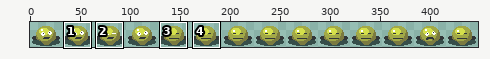
A sprite sheet gets an edit: characters/enemy/eggplant/egg_plant.png. Above: a wide view before the commit, with the close-up outlined.
Close-up. First the earlier version:
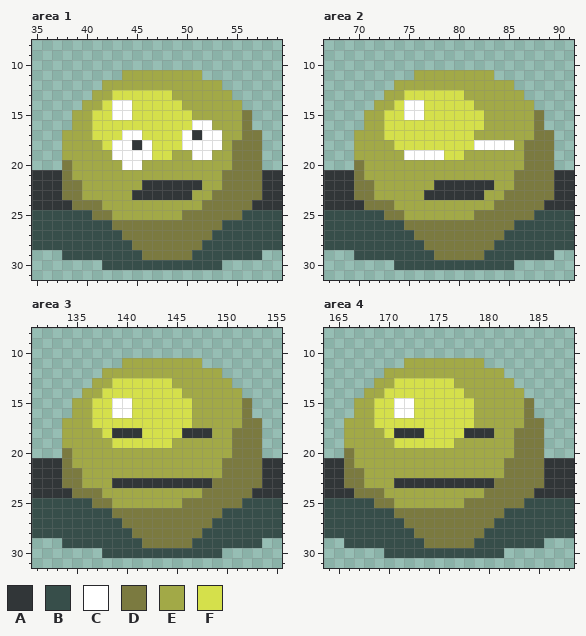
The file is 448x32 pixels. Shown: area 1: x 35..59, y 8..31; area 2: x 67..91, y 8..31; area 3: x 131..155, y 8..31; area 4: x 164..188, y 8..31. The wide view leaves out empty margins. The commit also changed other parts of the picture, which this record leaves out.
Palette (. is transparent): A #313638  B #374e4a  C #ffffff  D #7b7a40  E #a2a947  F #d5e04b
And afterwards:
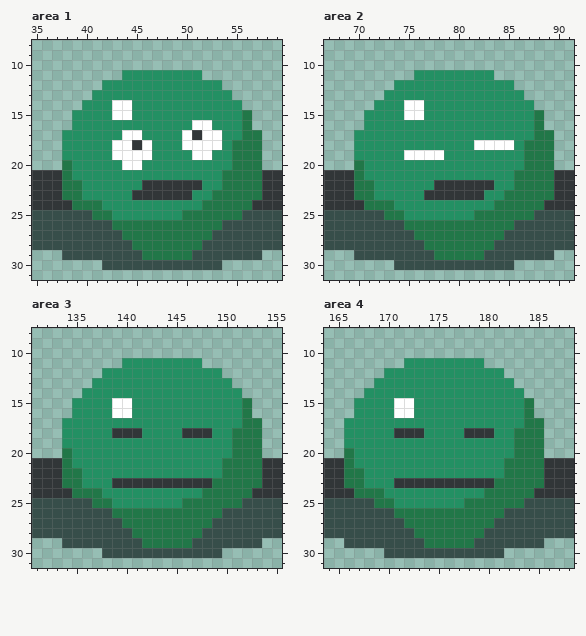
Edits made:
Colour D changes from #7b7a40 to #217748.
Colour E changes from #a2a947 to #239063.
Area 1:
Colour F becomes colour E in row 13 at x 43 to 48; in row 14 at x 42 and 45 to 49; in row 15 at x 41 to 42 and 45 to 50; in row 16 at x 41 to 50; in row 17 at x 41 to 43 and 46 to 49; in row 18 at x 42 and 47 to 49.
Colour F becomes colour E in row 19 at x 47 to 48.
Area 2:
Colour F becomes colour E in row 13 at x 75 to 80; in row 14 at x 74 and 77 to 81; in row 15 at x 73 to 74 and 77 to 82; in row 16 at x 73 to 82; in row 17 at x 73 to 81; in row 18 at x 74 to 81.
Colour F becomes colour E in row 19 at x 79 to 80.
Area 3:
Colour F becomes colour E in row 13 at x 139 to 144; in row 14 at x 138 to 145; in rows 15 to 16 at x 137 to 138 and 141 to 146; in row 17 at x 137 to 146; in row 18 at x 138 and 142 to 145; in row 19 at x 139 to 144.
Area 4:
Colour F becomes colour E in row 13 at x 171 to 176; in row 14 at x 170 to 177; in rows 15 to 16 at x 169 to 170 and 173 to 178; in row 17 at x 169 to 178; in row 18 at x 170 and 174 to 177; in row 19 at x 171 to 176.
